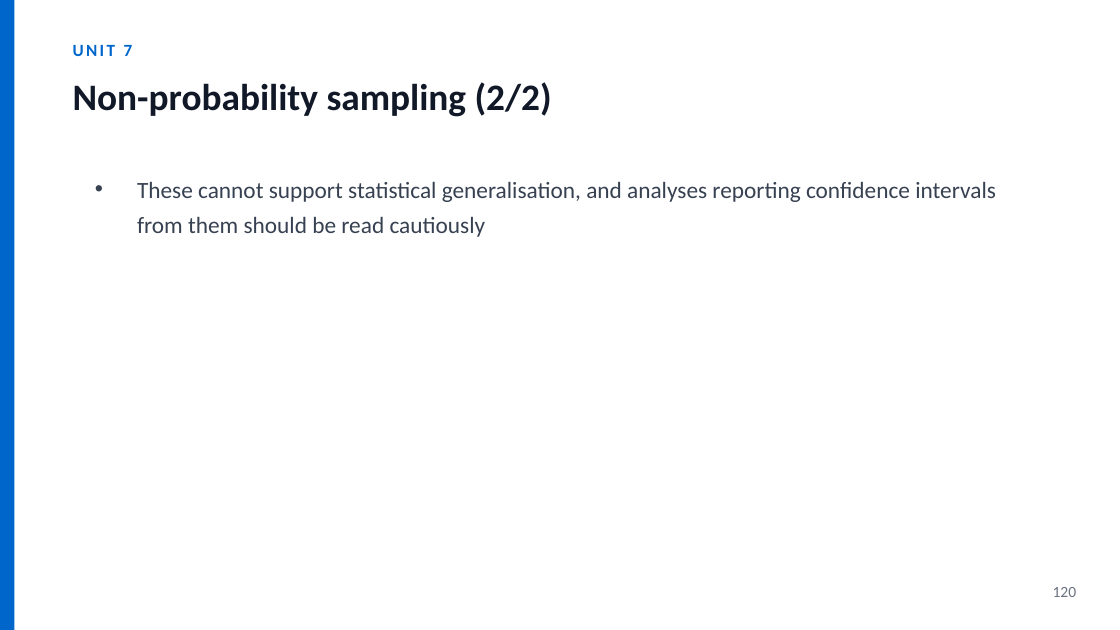
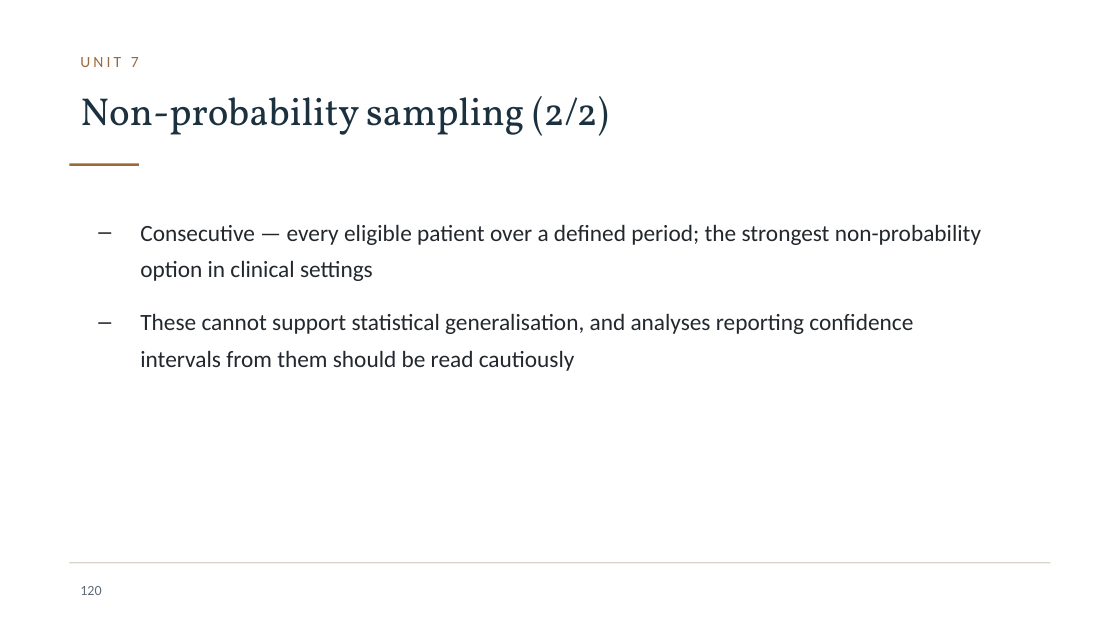
Before and after one commit to JesseAnak7534/ICBB, a slide deck: slide 120 of icbb-website/materials/research-methods/research-methods-slides.pptx. Drawn at 1120x630 pixels with LibreOffice and Linux fonts; fonts in the diff are those of the drawing; background and template pictures are left out. Boxes give left, top, right and bottom in pixels: in the first picture for what was removed or moved away, otherwise in the second. Text is boxed around its words. In the diff, an @@ line names an element or a change of style, - is before the commit and + after.

```diff
--- a/icbb-website/materials/research-methods/research-methods-slides.pptx
+++ b/icbb-website/materials/research-methods/research-methods-slides.pptx
@@ rectangle removed at (0, 0, 15, 630) @@
@@ text "UNIT 7": place and size @@
-text "UNIT 7" at (73, 45, 133, 56)
+text "UNIT 7" at (80, 57, 139, 67)
@@ text "UNIT 7" at (80, 57, 139, 67): size 11 to 10 pt, text colour #0066CC to #9A6A3C, letter spacing 1.5 to 2 pt, bold off @@
@@ text "Non-probability sampling (2/2)": place and size @@
-text "Non-probability sampling (2/2)" at (73, 82, 552, 117)
+text "Non-probability sampling (2/2)" at (80, 96, 609, 136)
@@ text "Non-probability sampling (2/2)" at (80, 96, 609, 136): size 24 to 25 pt, font Calibri to Vollkorn, text colour #111827 to #1C3140, bold off @@
@@ rectangle added at (69, 164, 139, 166), fill #9A6A3C @@
@@ text "Consecutive — every eligible patient ...": place and size @@
-text "Consecutive — every eligible patient ..." at (137, 182, 996, 237)
+text "Consecutive — every eligible patient ..." at (140, 224, 981, 371)
@@ text at (140, 224, 981, 281): paragraph added @@
+– Consecutive — every eligible patient over a defined period; the strongest non-probability option in clinical settings
@@ text at (140, 313, 913, 371): text colour #374151 to #23282E in "These cannot support statistical generalisation, and analyse ..."; bullet • to –; line spacing 1.25 to 1.3; more space between paragraphs @@
@@ rectangle added at (69, 562, 1051, 563), fill #D8D3CB @@
@@ page number: place and size @@
-page number at (1053, 587, 1077, 597)
+page number at (80, 586, 101, 595)
@@ page number at (80, 586, 101, 595): size 10 to 9 pt, text colour #6B7280 to #5F6B76 @@
```
Also in this commit, not shown: 185 other slides changed, 49 other files.
